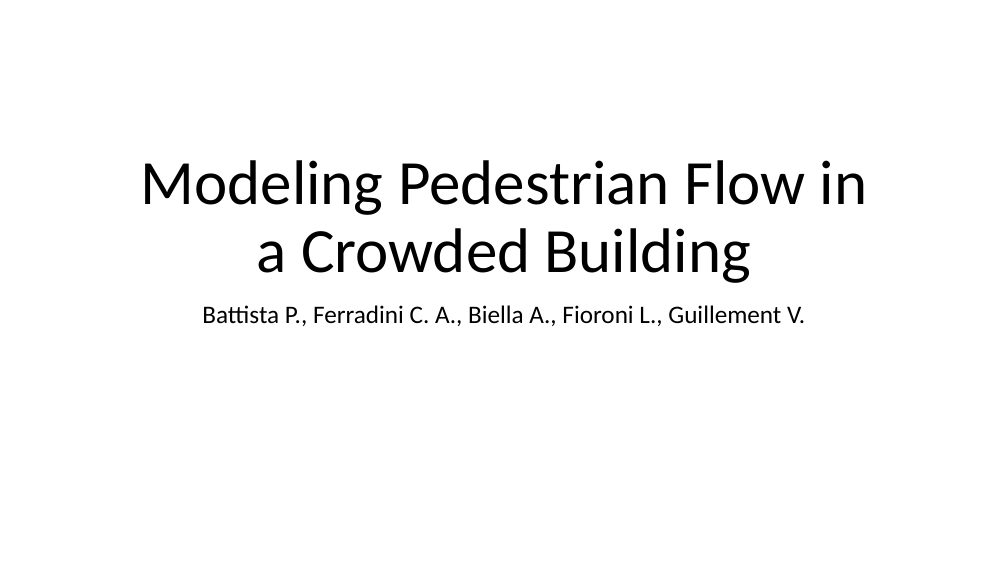
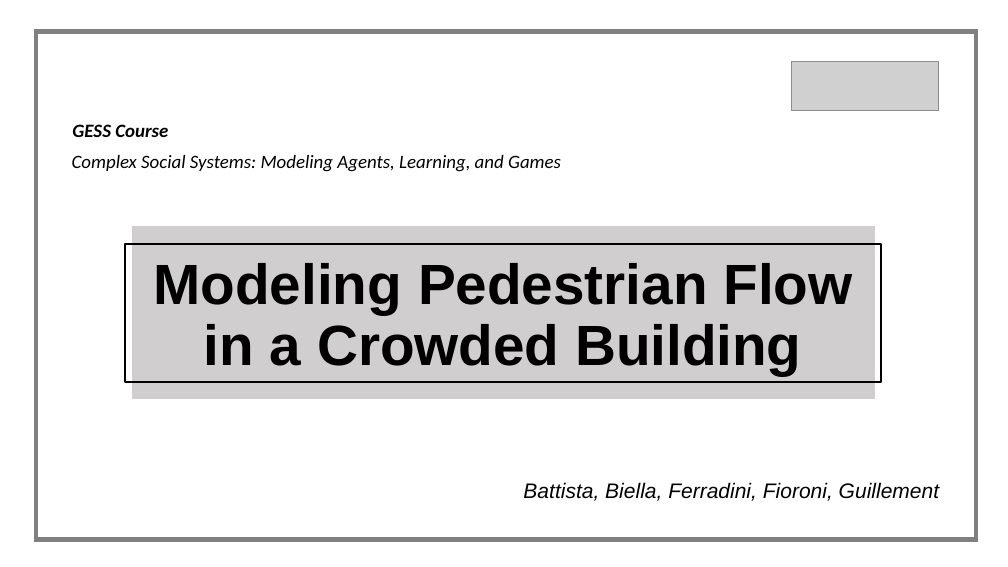
Before and after one commit to LorenzoFioroni/Modeling-pedestrian-flow-in-a-crowded-building, a slide deck: slide 1 of presentation/Modeling Pedestrian Flow in a Crowded Building.pptx. Drawn at 1008x567 pixels with LibreOffice and Linux fonts; fonts in the diff are those of the drawing; grey boxes stand for pictures. Boxes give left, top, right and bottom in pixels: in the first picture for what was removed or moved away, otherwise in the second. Text is boxed around its words. In the diff, an @@ line names an element or a change of style, - is before the commit and + after.

Commit message:
final update on the presentation

```diff
--- a/presentation/Modeling Pedestrian Flow in a Crowded Building.pptx
+++ b/presentation/Modeling Pedestrian Flow in a Crowded Building.pptx
@@ rectangle added at (36,32,976,540), outline #808080 4.5 pt @@
@@ picture added at (792,61,938,110) @@
@@ text added at (72,124,168,137), 18 pt, text #000000, bold, italic @@
+GESS Course
@@ text added at (72,155,561,172), 18 pt, text #000000, italic @@
+Complex Social Systems: Modeling Agents, Learning, and Games
@@ rectangle added at (133,226,875,399), fill #D0CECE, outline #D0CECE 1 pt @@
@@ title "Modeling Pedestrian Flow in a ...": place and size @@
-title "Modeling Pedestrian Flow in a ..." at (141,160,868,283)
+title "Modeling Pedestrian Flow in a ..." at (126,244,882,382)
@@ title "Modeling Pedestrian Flow in a ..." at (126,244,882,382): size 60 to 54 pt, font Calibri to Arial, bold on; outline none to #000000 2.25 pt @@
@@ subtitle at (523,482,939,501): text changed; size 24 to 20 pt; font Calibri to Arial; italic on @@
-Battista P., Ferradini C. A., Biella A., Fioroni L., Guillement V.
+Battista, Biella, Ferradini, Fioroni, Guillement
```
Also in this commit, not shown: 5 other slides changed, 11 slides added, 8 slides removed.
